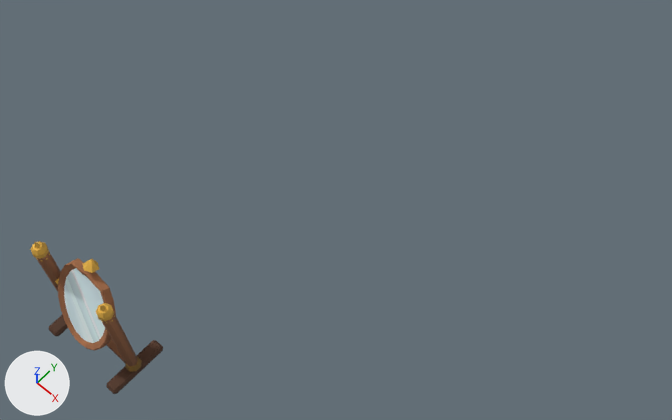
The Blender file art/blender/act3-props/act3-props-hq.blend: old version first, new version second.
One viewpoint serves both versions: a 50 mm camera at (1.6, -4.76, 6.78) aimed at (-0.76, -2.18, 0.54). The lights are fixed; the arrows at lower left show +X, +Y and +Z. The picture after the commit comes second. The same objects are shown in both versions, whatever each file hides.

In view in the first picture: 'mirror'.
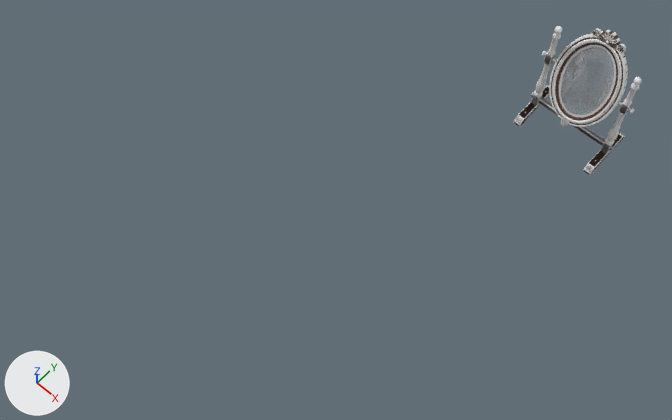
What differs and where, as boxes [x1, y1, x2, y2] in the pictures (672 x 420 px):
'mirror', reshaped, moved: before [31, 241, 163, 394]; after [519, 30, 633, 175]
'mirror-hi', added: after [514, 26, 642, 175]
    faces in mat_bk_wood: [514, 28, 639, 175]
    faces in mat_bk_glass: [559, 45, 616, 118]
    faces in mat_bk_brass: [541, 26, 642, 114]

The change, as a list of edits to the scene's bpy script:
```text
Add img_mirror_col:
    img_mirror_col = load_image('mirror_col', 'hq-tex/mirror_col.png', 1024, 1024, 'sRGB')
Add img_mirror_mr:
    img_mirror_mr = load_image('mirror_mr', 'hq-tex/mirror_mr.png', 1024, 1024, 'Non-Color')
Add img_mirror_n:
    img_mirror_n = load_image('mirror_n', 'hq-tex/mirror_n.png', 1024, 1024, 'Non-Color')
Add mat_mirror:
    mat_mirror = bpy.data.materials.new('mirror')
    # uses the picture img_mirror_col
    # uses the picture img_mirror_mr
    # uses the picture img_mirror_n
Add me_mirror_001:
    me_mirror_001.from_pydata(...)  # 2224 vertices, 2427 faces; spans x -0.444..0.444, y -0.26..0.26, z 0.0..1.169
    me_mirror_001.polygons.foreach_set('use_smooth', [True] * 2427)
    me_mirror_001.materials.append(mat_mirror)
Add me_mirror_hi:
    me_mirror_hi.from_pydata(...)  # 23366 vertices, 24562 faces; spans x -0.444..0.444, y -0.26..0.26, z 0.0..1.173
    me_mirror_hi.polygons.foreach_set('use_smooth', [True] * 24562)
    # faces by material slot: [22689, 1632, 241]
    me_mirror_hi.materials.append(mat_bk_wood)
    me_mirror_hi.materials.append(mat_bk_brass)
    me_mirror_hi.materials.append(mat_bk_glass)
Change ob_mirror:
    ob_mirror: bpy.data.objects.new('mirror', me_mirror) -> bpy.data.objects.new('mirror', me_mirror_001)
    ob_mirror.location: (-1.5, -4.0, 0.0) -> (0.0, 0.0, 0.0)
Add ob_mirror_hi:
    ob_mirror_hi = bpy.data.objects.new('mirror-hi', me_mirror_hi)
    ob_mirror_hi.location = (0.0, 0.0, 0.0)
```
